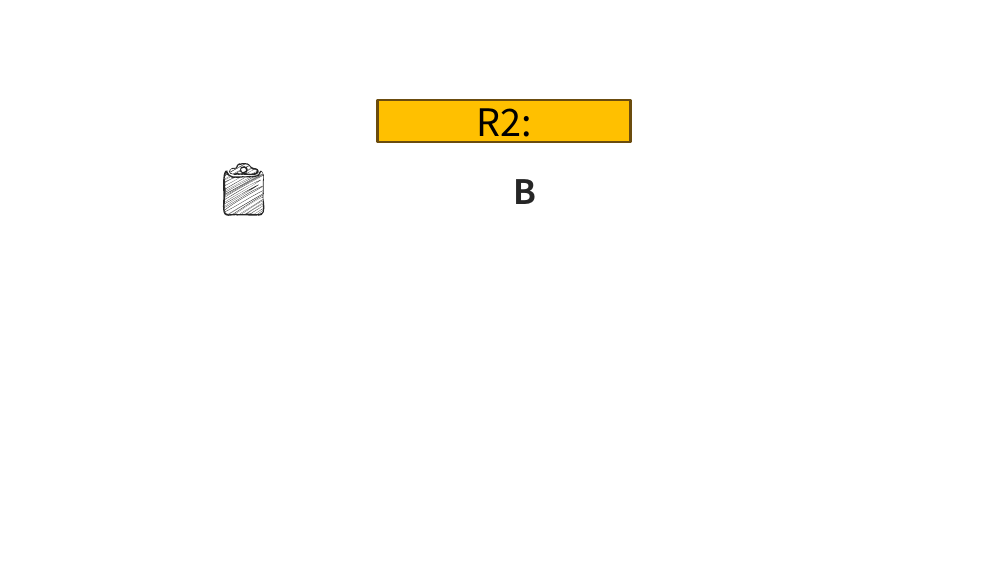
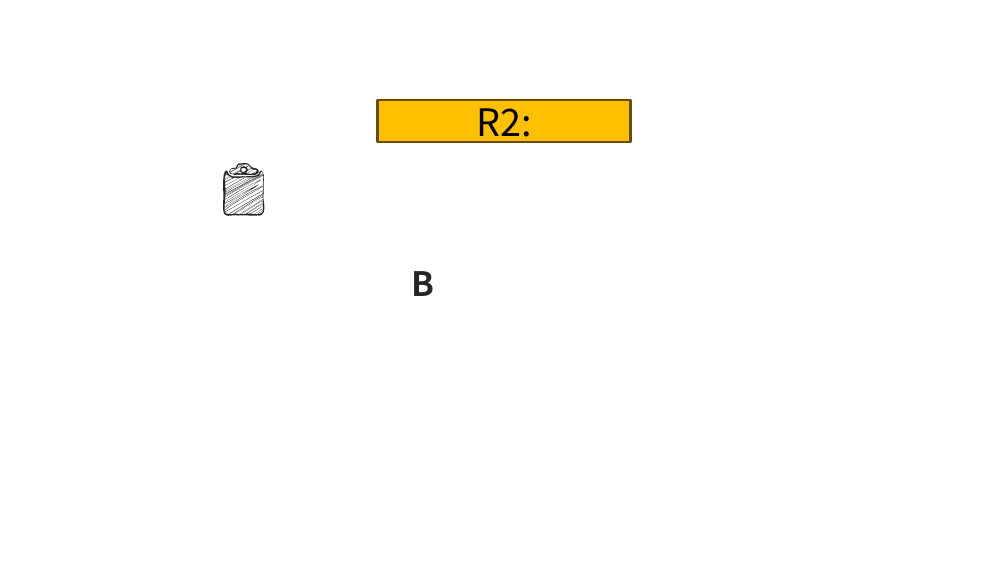
Before and after one commit to on6nx/requirement, a slide deck: slide 33 of uml2/G07翻转课堂2(3.20).pptx (slide 34 before the commit). Drawn at 1008x567 pixels with LibreOffice and Linux fonts; fonts in the diff are those of the drawing; background and template pictures are left out. Boxes give left, top, right and bottom in pixels: in the first picture for what was removed or moved away, otherwise in the second. Text is boxed around its words. In the diff, an @@ line names an element or a change of style, - is before the commit and + after.

```diff
--- a/uml2/G07翻转课堂2(3.20).pptx
+++ b/uml2/G07翻转课堂2(3.20).pptx
@@ text "B": place and size @@
-text "B" at <box>514,179,537,204</box>
+text "B" at <box>411,271,434,296</box>
```
Also in this commit, not shown: 9 other slides changed, 2 slides added, 2 slides removed.
